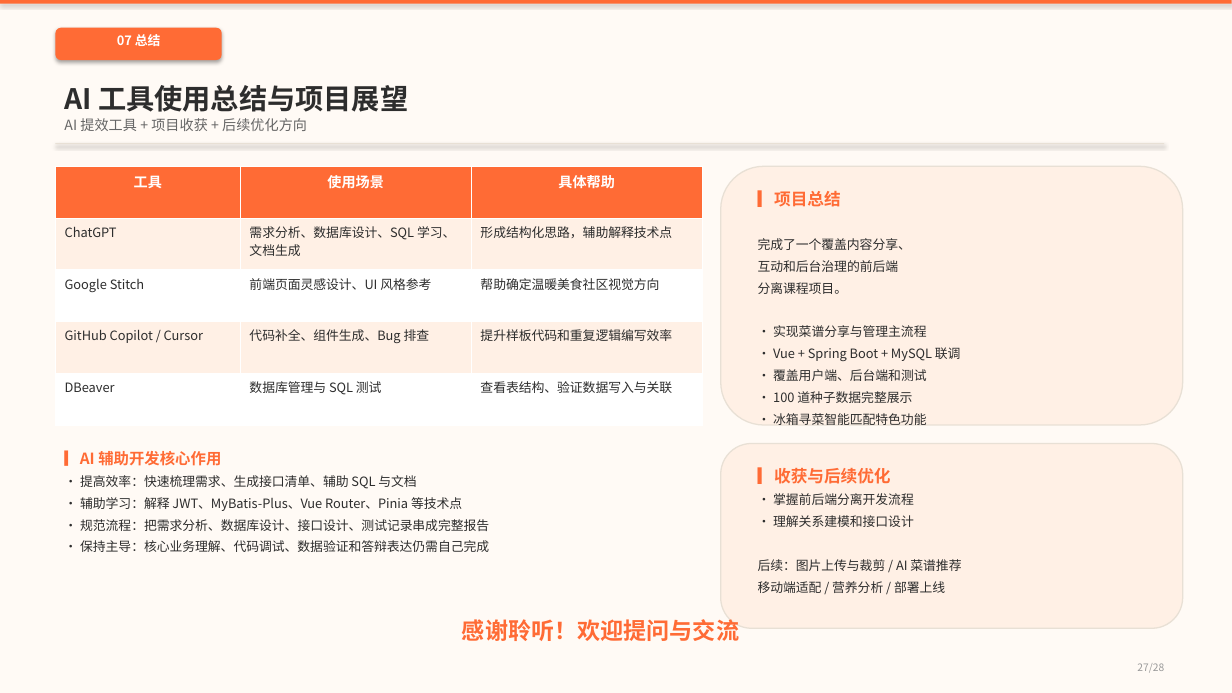
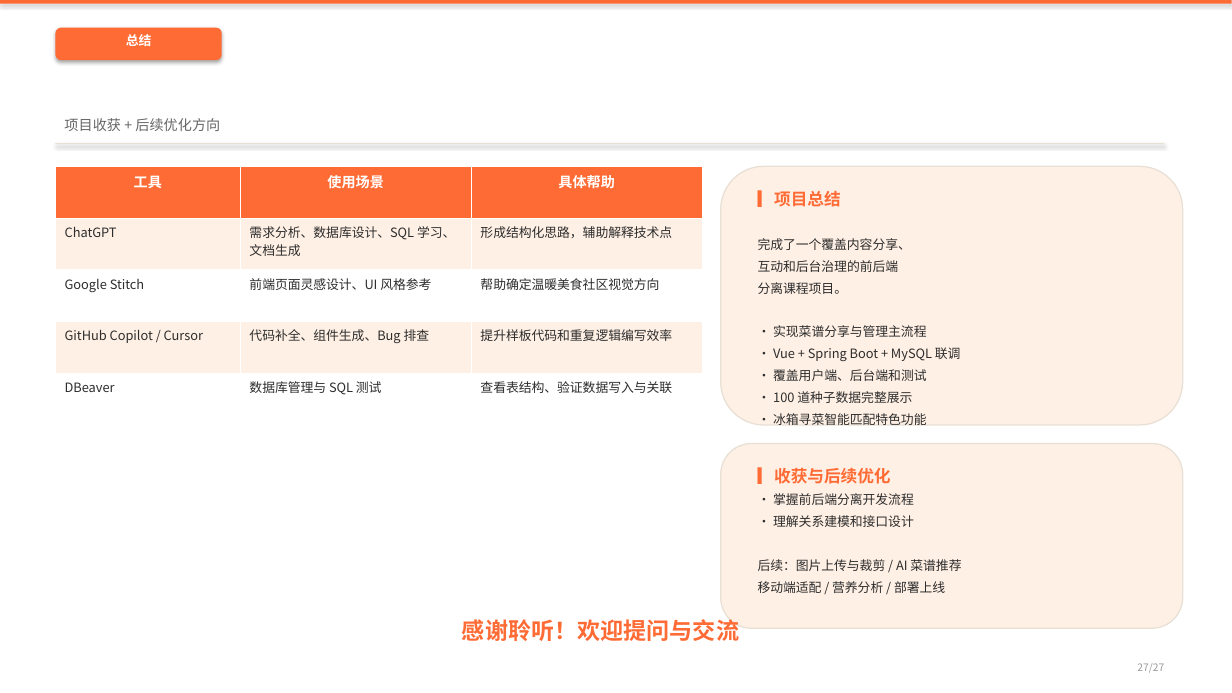
Before and after one commit to 24kHT/recipe-system, a slide deck: slide 27 of output/ppt_optimized/食光菜谱系统_课程汇报_优化版.pptx (slide 28 before the commit). Drawn at 1232x693 pixels with LibreOffice and Linux fonts; fonts in the diff are those of the drawing. Boxes give left, top, right and bottom in pixels: in the first picture for what was removed or moved away, otherwise in the second. Text is boxed around its words. In the diff, an @@ line names an element or a change of style, - is before the commit and + after.

Commit message:
删除PPT中AI工具辅助开发章节，仅保留项目网站相关内容（28页→27页）

```diff
--- a/output/ppt_optimized/食光菜谱系统_课程汇报_优化版.pptx
+++ b/output/ppt_optimized/食光菜谱系统_课程汇报_优化版.pptx
@@ background #FFFAF5 to #FFFFFF @@
@@ text at <box>126,34,152,46</box>: text changed @@
-07 总结
+总结
@@ text removed at <box>64,85,408,112</box> @@
-AI 工具使用总结与项目展望
@@ text at <box>64,118,220,131</box>: text changed @@
-AI 提效工具 + 项目收获 + 后续优化方向
+项目收获 + 后续优化方向
@@ text removed at <box>64,450,489,552</box> @@
-▎AI 辅助开发核心作用
-• 提高效率：快速梳理需求、生成接口清单、辅助 SQL 与文档
-• 辅助学习：解释 JWT、MyBatis-Plus、Vue Router、Pinia 等技术点
-• 规范流程：把需求分析、数据库设计、接口设计、测试记录串成完整报告
-• 保持主导：核心业务理解、代码调试、数据验证和答辩表达仍需自己完成
@@ text at <box>1137,663,1164,673</box>: text changed @@
-27/28
+27/27
```
Also in this commit, not shown: 26 other slides changed, 1 slide removed.
